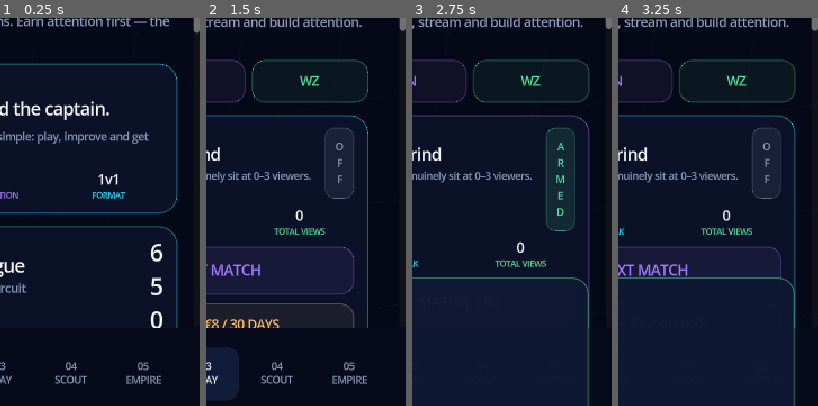
Above: before the commit, frames 1-4 (left to right).
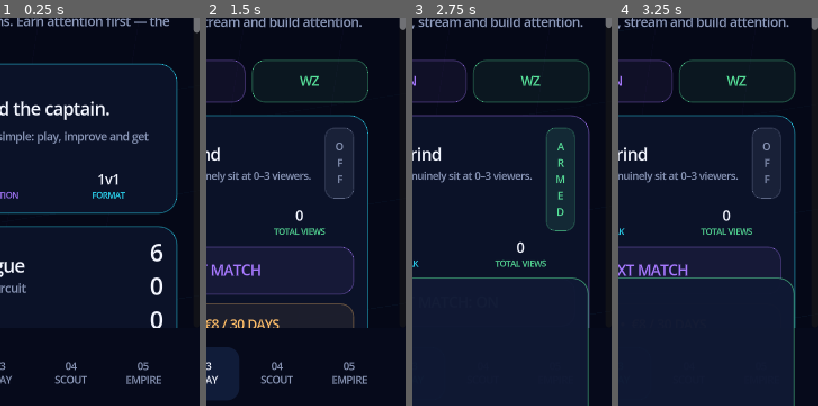
Above: after the commit, the same moments.

Repository: JasonTSKowner/E-Sport-Empire
Game: Godot game, scene res://scenes/Main.tscn
The game is run twice, just before and just after one commit, with the same random seed, the same clock (stepped at 60 frames per second) and the same inputs.
Inputs:
- Up to frame 1 (0.25 s): no input
- Up to frame 2 (1.5 s): click "03 PLAY" at 0.5 s; click "03 PLAY" at 1.25 s
- Up to frame 3 (2.75 s): click "GO LIVE NEXT MATCH" at 2 s
- Up to frame 4 (3.25 s): click "STREAM NEXT MATCH: ON" at 2.75 s
The pictures show only the part of the screen within x 50-100%, y 48-98%; the shares and areas given below are measured in that part.

The runs differ from the first frame. In frame 1, 0.1% of the frame differs, in the area x 75-81%, y 66-72%; in frame 2, less than 0.1%; in frame 3, less than 0.1%; in frame 4, less than 0.1%.

Commit message:
v0.4.1 RL MMR realism
Separate RL playlist ratings and realistic opponent-based MMR gains/losses with provisional volatility.

Diff:
--- a/scripts/game_state.gd
+++ b/scripts/game_state.gd
@@ -108,15 +108,51 @@
 
 
 func mode_record(mode: String) -> Dictionary:
+	if mode == "Rocket League":
+		return playlist_record(match_format(mode))
 	return data["modes"][mode]
 
-
 func mode_mmr(mode: String) -> int:
-	return int(mode_record(mode).get("mmr", 850))
-
+	return int(mode_record(mode).get("mmr", 600))
 
 func rank_data(mode: String) -> Dictionary:
 	return GameDataRef.rank_for_mmr(mode_mmr(mode))
+
+func playlist_record(format: String) -> Dictionary:
+	var key := format
+	if key not in ["1v1", "2v2", "3v3"]:
+		key = "1v1"
+	return data["rl_playlists"][key]
+
+
+func placement_target(mode: String) -> int:
+	return 10 if mode == "Rocket League" else 5
+
+
+func _opponent_mmr_for(player_mmr: int) -> int:
+	var spread := (rng.randf_range(-48.0, 48.0) + rng.randf_range(-48.0, 48.0)) * 0.5
+	return maxi(0, player_mmr + int(round(spread)))
+
+
+func _mmr_delta_for(
+	mode: String, record: Dictionary, player_mmr: int, opponent_mmr: int, won: bool
+) -> int:
+	var expected := 1.0 / (1.0 + pow(10.0, float(opponent_mmr - player_mmr) / 400.0))
+	var played := int(record.get("played", 0))
+	var k := 18.0
+	if mode == "Rocket League":
+		if played < 3:
+			k = 36.0
+		elif played < placement_target(mode):
+			k = 30.0
+	else:
+		if played < placement_target(mode):
+			k = 26.0
+	var actual := 1.0 if won else 0.0
+	var delta := int(round(k * (actual - expected)))
+	if won:
+		return maxi(1, delta)
+	return mini(-1, delta)
 
 
 func facility_level(key: String) -> int:
@@ -281,10 +317,12 @@
 	}
 
 func create_match(mode: String) -> Dictionary:
-	var record := mode_record(mode)
 	var roster := roster_for(mode)
 	var format := match_format(mode)
-	var mmr := int(record.get("mmr", 650))
+	var record := mode_record(mode)
+	var mmr := int(record.get("mmr", 600))
+	var opponent_mmr := _opponent_mmr_for(mmr)
+
 	var player_strength := float(team_overall(mode))
 	if mode == "Rocket League" and roster.size() == 1:
 		player_strength = float(player_overall(roster[0]))
@@ -292,7 +330,7 @@
 	player_strength += float(facility_level("coaching")) * 0.25
 
 	var profile := _roll_opponent_profile()
-	var expected_strength := 48.0 + float(mmr - 600) / 30.0
+	var expected_strength := 48.0 + float(opponent_mmr - 600) / 30.0
 	var opponent_strength := clampf(
 		expected_strength + rng.randf_range(-3.5, 3.5) + float(profile["strength_mod"]),
 		35.0,
@@ -310,11 +348,7 @@
 		opponent = opponent_names[rng.randi_range(0, opponent_names.size() - 1)]
 
 	var events := _create_match_events(mode, won)
-	var mmr_delta := rng.randi_range(14, 23)
-	if int(record.get("placements", 0)) < 5:
-		mmr_delta += rng.randi_range(8, 16)
-	if not won:
-		mmr_delta *= -1
+	var mmr_delta := _mmr_delta_for(mode, record, mmr, opponent_mmr, won)
 	var old_rank := str(GameDataRef.rank_for_mmr(mmr)["name"])
 	record["mmr"] = maxi(0, mmr + mmr_delta)
 	record["played"] = int(record.get("played", 0)) + 1
@@ -324,7 +358,7 @@
 	else:
 		record["losses"] = int(record.get("losses", 0)) + 1
 		record["streak"] = mini(-1, int(record.get("streak", 0)) - 1)
-	record["placements"] = mini(5, int(record.get("placements", 0)) + 1)
+	record["placements"] = mini(placement_target(mode), int(record.get("placements", 0)) + 1)
 
 	data["energy"] = maxi(0, int(data["energy"]) - 5)
 	for player in roster:
@@ -352,6 +386,7 @@
 		"mode": mode,
 		"format": format,
 		"opponent": opponent,
+		"opponent_mmr": opponent_mmr,
 		"opponent_profile": str(profile["label"]),
 		"won": won,
 		"score": events[events.size() - 1]["score"],
@@ -369,6 +404,7 @@
 		"mode": mode,
 		"format": format,
 		"opponent": opponent,
+		"opponent_mmr": opponent_mmr,
 		"opponent_profile": profile,
 		"won": won,
 		"events": events,
@@ -745,8 +781,13 @@
 		"cup_ready_at": 0,
 		"earned_prize_money": 0,
 		"facilities": {"hq": 0, "coaching": 0, "scouting": 0, "analytics": 0, "studio": 0},
+		"rl_playlists": {
+			"1v1": {"mmr": 600, "wins": 0, "losses": 0, "played": 0, "placements": 0, "streak": 0},
+			"2v2": {"mmr": 600, "wins": 0, "losses": 0, "played": 0, "placements": 0, "streak": 0},
+			"3v3": {"mmr": 600, "wins": 0, "losses": 0, "played": 0, "placements": 0, "streak": 0},
+		},
 		"modes": {
-			"Rocket League": {"mmr": 650, "wins": 0, "losses": 0, "played": 0, "placements": 0, "streak": 0},
+			"Rocket League": {"mmr": 600, "wins": 0, "losses": 0, "played": 0, "placements": 0, "streak": 0},
 			"Fortnite": {"mmr": 600, "wins": 0, "losses": 0, "played": 0, "placements": 0, "streak": 0},
 			"Warzone": {"mmr": 600, "wins": 0, "losses": 0, "played": 0, "placements": 0, "streak": 0},
 		},
--- a/scripts/main.gd
+++ b/scripts/main.gd
@@ -489,8 +489,8 @@
 	center.add_child(
 		UI.label(
 			(
-				"%dW  %dL  •  %d/5 placements"
-				% [int(record["wins"]), int(record["losses"]), int(record["placements"])]
+				"%dW  %dL  •  %d/%d placements"
+				% [int(record["wins"]), int(record["losses"]), int(record["placements"]), game.placement_target(mode)]
 			),
 			11,
 			UI.DIM
@@ -655,7 +655,7 @@
 	var spacer := Control.new()
 	spacer.size_flags_horizontal = Control.SIZE_EXPAND_FILL
 	live_row.add_child(spacer)
-	live_row.add_child(UI.label("PLACEMENT %d/5" % mini(5, int(record["placements"]) + 1), 11, UI.MUTED, 700))
+	live_row.add_child(UI.label("PLACEMENT %d/%d" % [mini(game.placement_target(mode), int(record["placements"]) + 1), game.placement_target(mode)], 11, UI.MUTED, 700))
 	box.add_child(live_row)
 
 	var versus := HBoxContainer.new()
@@ -1345,8 +1345,8 @@
 
 	var result_row := HBoxContainer.new()
 	result_row.add_child(_metric_block("RESULT", "VICTORY" if won else "DEFEAT", accent))
-	result_row.add_child(_metric_block("RATING", "%+d" % int(match_result["mmr_delta"]), accent))
-	result_row.add_child(_metric_block("CASH", "€0", UI.GOLD))
+	result_row.add_child(_metric_block("MMR", "%+d" % int(match_result["mmr_delta"]), accent))
+	result_row.add_child(_metric_block("OPP MMR", str(int(match_result.get("opponent_mmr", 0))), UI.PURPLE))
 	match_result_box.add_child(result_row)
 
 	var profile: Dictionary = match_result.get("opponent_profile", {})
Not shown, changed: export_presets.cfg
Not shown, changed: .github/workflows/android-build.yml
